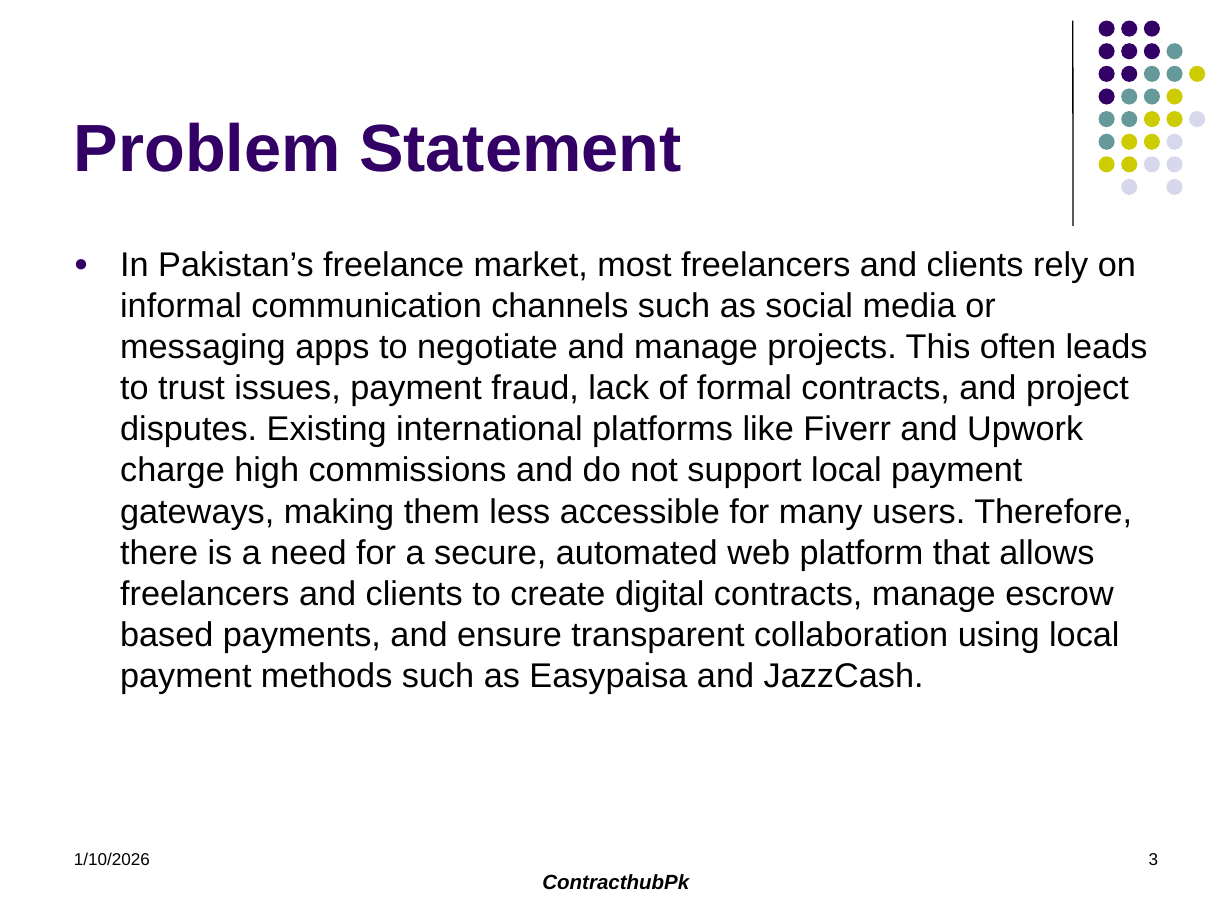
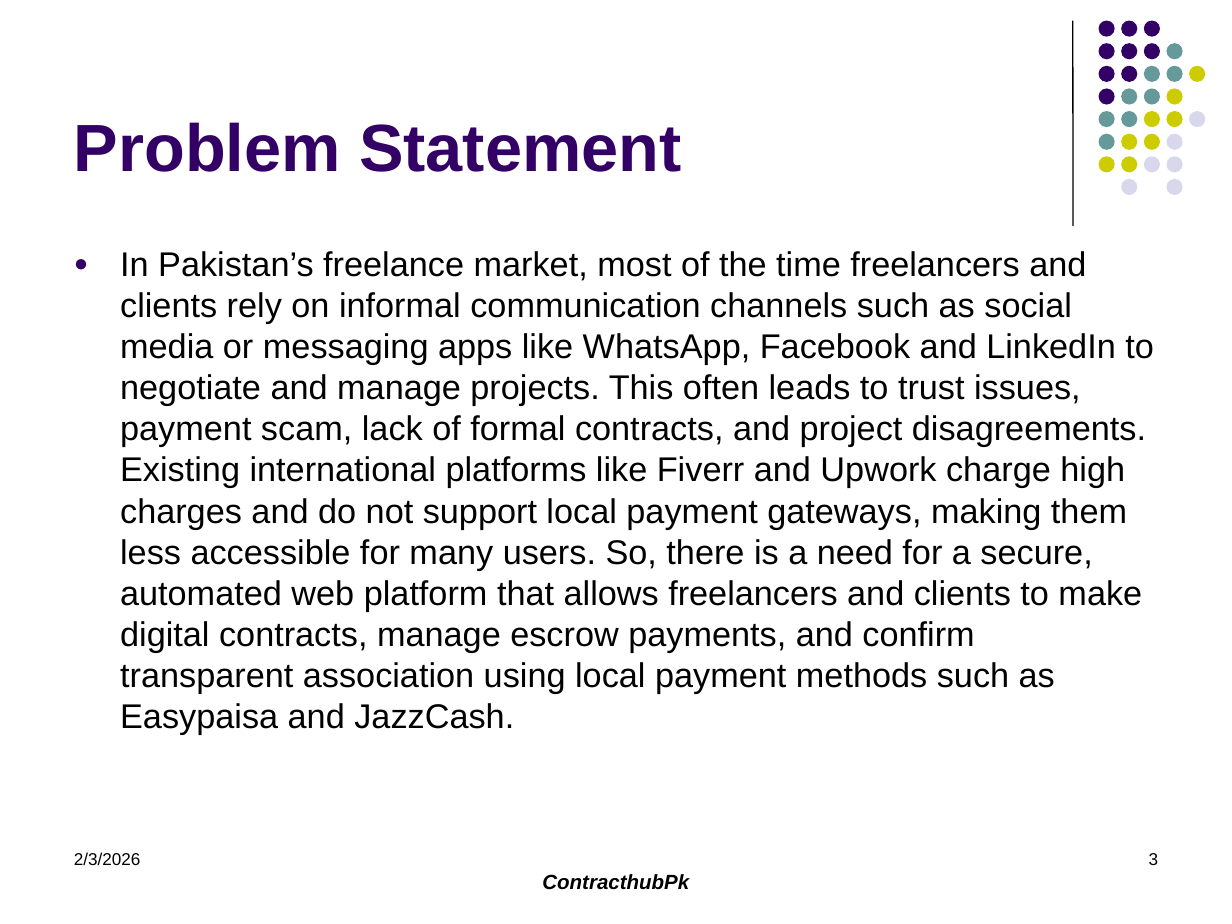
Before and after one commit to MuhammadSarfrazAfzal/Fyp-ContracthubPK, a slide deck: slide 3 of Documentation/Fyp Proposal/ContracthubPK Proposal Defence.pptx. Drawn at 1232x924 pixels with LibreOffice and Linux fonts; fonts in the diff are those of the drawing. Boxes give left, top, right and bottom in pixels: in the first picture for what was removed or moved away, otherwise in the second. Text is boxed around its words. In the diff, an @@ line names an element or a change of style, - is before the commit and + after.

```diff
--- a/Documentation/Fyp Proposal/ContracthubPK Proposal Defence.pptx
+++ b/Documentation/Fyp Proposal/ContracthubPK Proposal Defence.pptx
@@ text at box(120, 251, 1154, 734): text changed @@
-● In Pakistan’s freelance market, most freelancers and clients rely on informal communication channels such as social media or messaging apps to negotiate and manage projects. This often leads to trust issues, payment fraud, lack of formal contracts, and project disputes. Existing international platforms like Fiverr and Upwork charge high commissions and do not support local payment gateways, making them less accessible for many users. Therefore, there is a need for a secure, automated web platform that allows freelancers and clients to create digital contracts, manage escrow based payments, and ensure transparent collaboration using local payment methods such as Easypaisa and JazzCash.
+● In Pakistan’s freelance market, most of the time freelancers and clients rely on informal communication channels such as social media or messaging apps like WhatsApp, Facebook and LinkedIn to negotiate and manage projects. This often leads to trust issues, payment scam, lack of formal contracts, and project disagreements. Existing international platforms like Fiverr and Upwork charge high charges and do not support local payment gateways, making them less accessible for many users. So, there is a need for a secure, automated web platform that allows freelancers and clients to make digital contracts, manage escrow payments, and confirm transparent association using local payment methods such as Easypaisa and JazzCash.
@@ text at box(74, 852, 140, 865): text changed @@
-1/10/2026
+2/3/2026
```
Also in this commit, not shown: 11 other slides changed, 4 other files.
